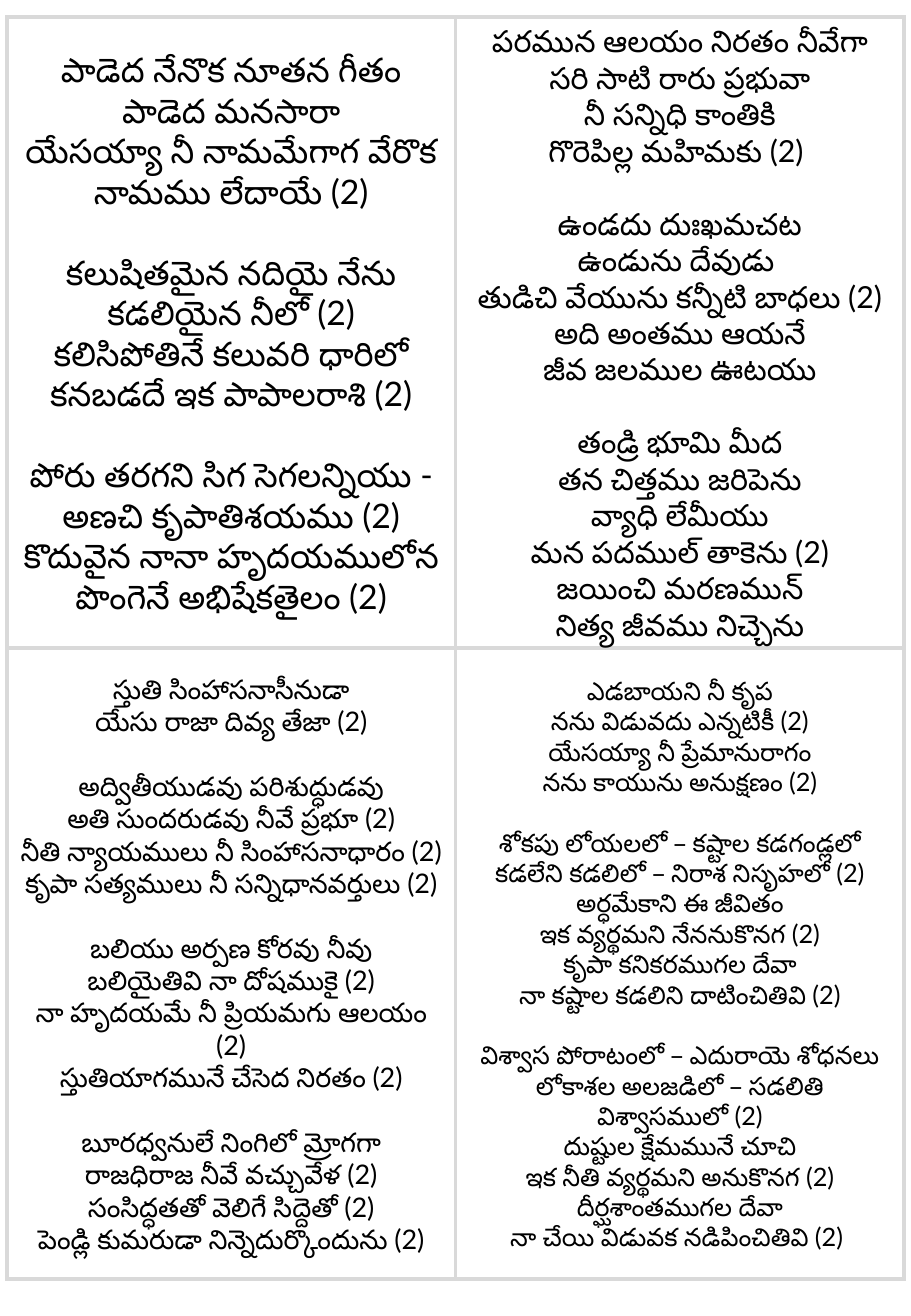
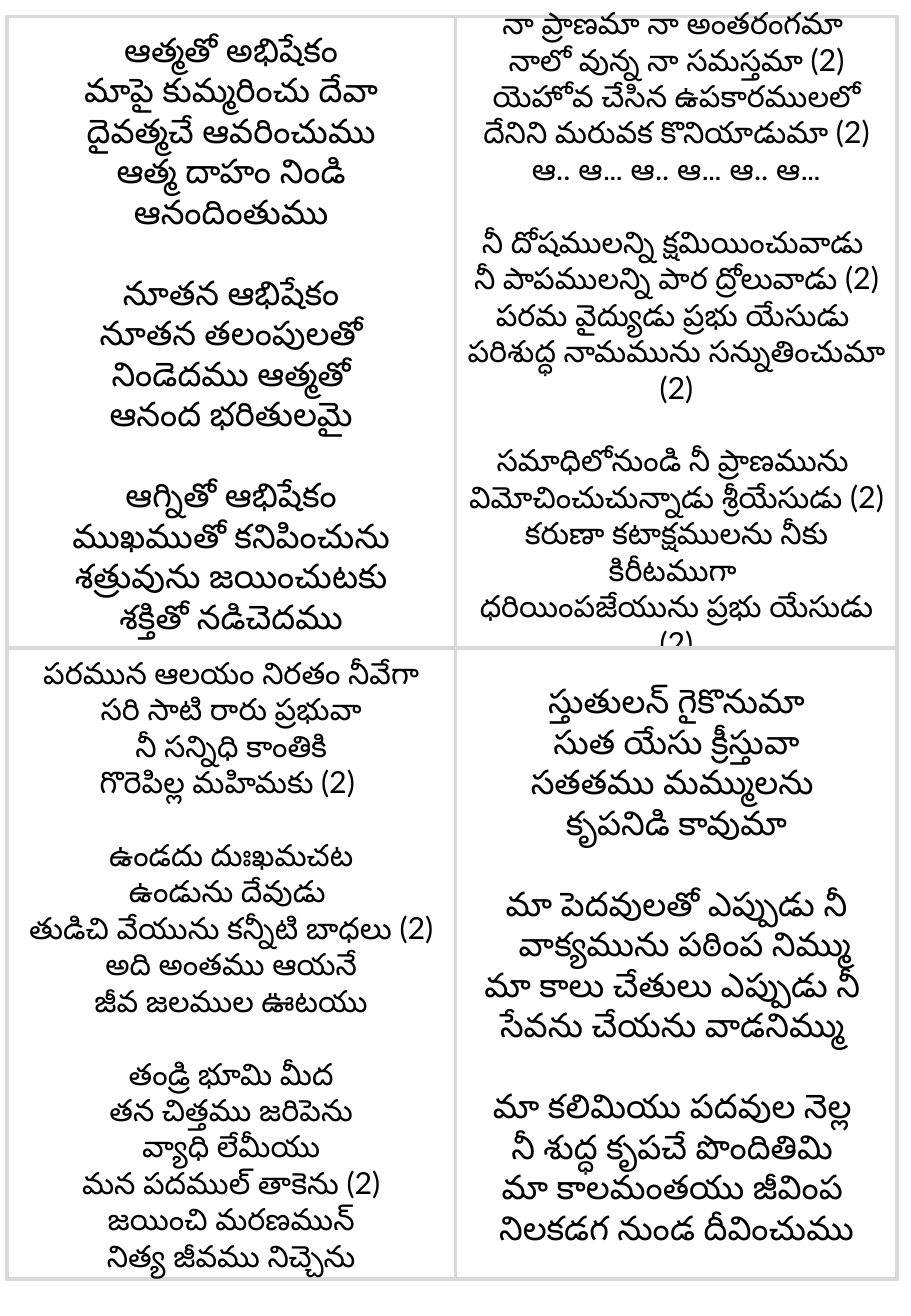
Before and after one commit to venu-webdev/songsDb, a slide deck: slide 1 of xerox.pptx. Drawn at 911x1316 pixels with LibreOffice and Linux fonts; fonts in the diff are those of the drawing. Boxes give left, top, right and bottom in pixels: in the first picture for what was removed or moved away, otherwise in the second. Text is boxed around its words. In the diff, an @@ line names an element or a change of style, - is before the commit and + after.

```diff
--- a/xerox.pptx
+++ b/xerox.pptx
@@ rectangle added at bbox=[456, 17, 898, 649], fill #FFFFFF, outline #D9D9D9 2.25 pt, 18 pt, text #000000 @@
+నా ప్రాణమా నా అంతరంగమా
+నాలో వున్న నా సమస్తమా (2)
+యెహోవ చేసిన ఉపకారములలో
+దేనిని మరువక కొనియాడుమా (2)
+ఆ.. ఆ… ఆ.. ఆ… ఆ.. ఆ…
+నీ దోషములన్ని క్షమియించువాడు
+నీ పాపములన్ని పార ద్రోలువాడు (2)
+పరమ వైద్యుడు ప్రభు యేసుడు
+పరిశుద్ధ నామమును సన్నుతించుమా (2)
+సమాధిలోనుండి నీ ప్రాణమును
+విమోచించుచున్నాడు శ్రీయేసుడు (2)
+కరుణా కటాక్షములను నీకు కిరీటముగా
+ధరియింపజేయును ప్రభు యేసుడు (2)
@@ text in rectangle at bbox=[72, 37, 389, 640]: text changed @@
-పాడెద నేనొక నూతన గీతం
-పాడెద మనసారా
-యేసయ్యా నీ నామమేగాగ వేరొక నామము లేదాయే (2)
-కలుషితమైన నదియై నేను
-కడలియైన నీలో (2)
-కలిసిపోతినే కలువరి ధారిలో కనబడదే ఇక పాపాలరాశి (2)
-పోరు తరగని సిగ సెగలన్నియు - అణచి కృపాతిశయము (2)
-కొదువైన నానా హృదయములోన పొంగెనే అభిషేకతైలం (2)
+ఆత్మతో అభిషేకం
+మాపై కుమ్మరించు దేవా
+దైవత్మచే ఆవరించుము
+ఆత్మ దాహం నిండి ఆనందింతుము
+నూతన ఆభిషేకం
+నూతన తలంపులతో
+నిండెదము ఆత్మతో
+ఆనంద భరితులమై
+ఆగ్నితో ఆభిషేకం
+ముఖముతో కనిపించును
+శత్రువును జయించుటకు
+శక్తితో నడిచెదము
@@ rectangle "పరమున ఆలయం నిరతం నీవేగా": place and size @@
-rectangle "పరమున ఆలయం నిరతం నీవేగా" at bbox=[456, 17, 904, 649]
+rectangle "పరమున ఆలయం నిరతం నీవేగా" at bbox=[7, 647, 456, 1279]
@@ rectangle removed at bbox=[7, 647, 456, 1279] @@
-స్తుతి సింహాసనాసీనుడా
-యేసు రాజా దివ్య తేజా (2)
-అద్వితీయుడవు పరిశుద్ధుడవు
-అతి సుందరుడవు నీవే ప్రభూ (2)
-నీతి న్యాయములు నీ సింహాసనాధారం (2)
-కృపా సత్యములు నీ సన్నిధానవర్తులు (2)
-బలియు అర్పణ కోరవు నీవు
-బలియైతివి నా దోషముకై (2)
-నా హృదయమే నీ ప్రియమగు ఆలయం (2)
-స్తుతియాగమునే చేసెద నిరతం (2)
-బూరధ్వనులే నింగిలో మ్రోగగా
-రాజధిరాజ నీవే వచ్చువేళ (2)
-సంసిద్ధతతో వెలిగే సిద్దెతో (2)
-పెండ్లి కుమరుడా నిన్నెదుర్కొందును (2)
@@ rectangle "స్తుతులన్ గైకొనుమా": place and size @@
-rectangle "స్తుతులన్ గైకొనుమా" at bbox=[456, 647, 904, 1279]
+rectangle "స్తుతులన్ గైకొనుమా" at bbox=[456, 647, 898, 1279]
@@ text in rectangle at bbox=[484, 688, 860, 1241]: text changed; size 15 to 20 pt @@
-ఎడబాయని నీ కృప
-నను విడువదు ఎన్నటికీ (2)
-యేసయ్యా నీ ప్రేమానురాగం
-నను కాయును అనుక్షణం (2)
-శోకపు లోయలలో – కష్టాల కడగండ్లలో
-కడలేని కడలిలో – నిరాశ నిసృహలో (2)
-అర్ధమేకాని ఈ జీవితం
-ఇక వ్యర్థమని నేననుకొనగ (2)
-కృపా కనికరముగల దేవా
-నా కష్టాల కడలిని దాటించితివి (2)
-విశ్వాస పోరాటంలో – ఎదురాయె శోధనలు
-లోకాశల అలజడిలో – సడలితి విశ్వాసములో (2)
-దుష్టుల క్షేమమునే చూచి
-ఇక నీతి వ్యర్థమని అనుకొనగ (2)
-దీర్ఘశాంతముగల దేవా
-నా చేయి విడువక నడిపించితివి (2)
+స్తుతులన్ గైకొనుమా
+సుత యేసు క్రీస్తువా
+సతతము మమ్ములను
+కృపనిడి కావుమా
+మా పెదవులతో ఎప్పుడు నీ
+వాక్యమును పఠింప నిమ్ము
+మా కాలు చేతులు ఎప్పుడు నీ
+సేవను చేయను వాడనిమ్ము
+మా కలిమియు పదవుల నెల్ల
+నీ శుద్ధ కృపచే పొందితిమి
+మా కాలమంతయు జీవింప
+నిలకడగ నుండ దీవించుము
```
Also in this commit, not shown: 3 other files.
